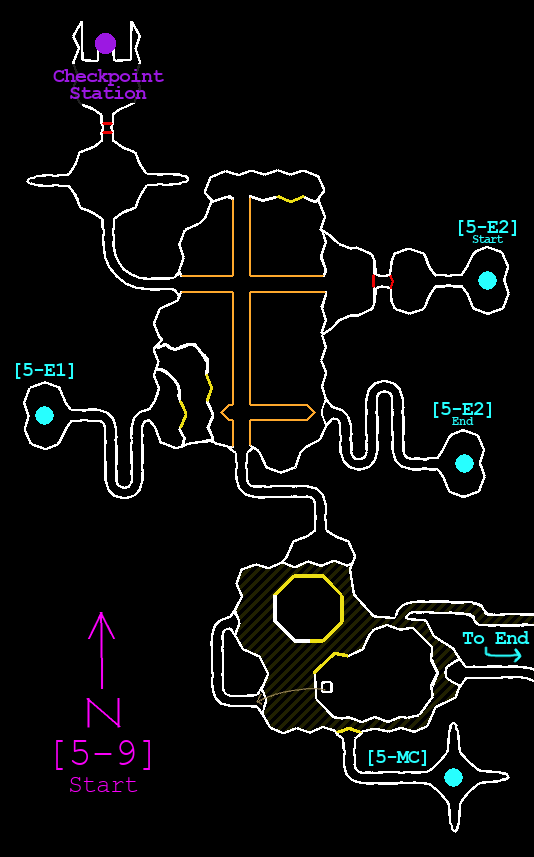
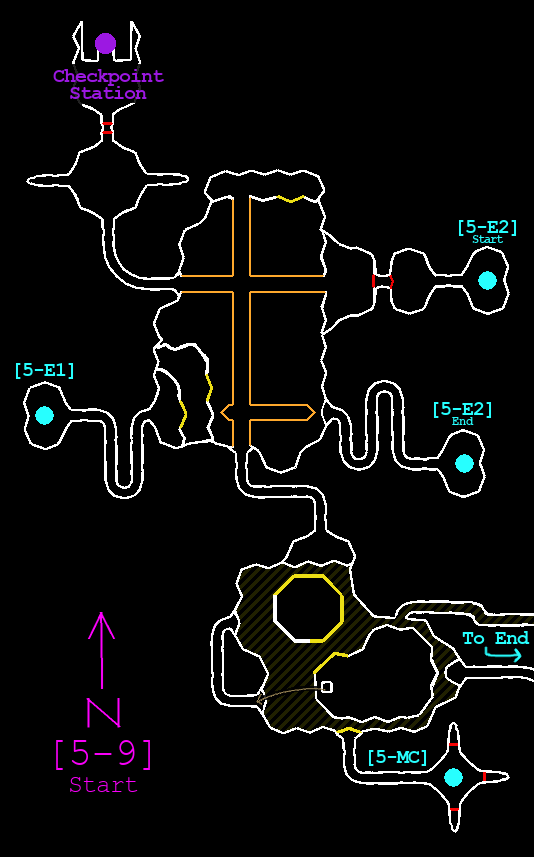
Revision of a layered 534x857 image; what changed, layer by layer:
painted on "River" over box(266, 686, 315, 700)
painted on "Map" over box(263, 686, 486, 811)
